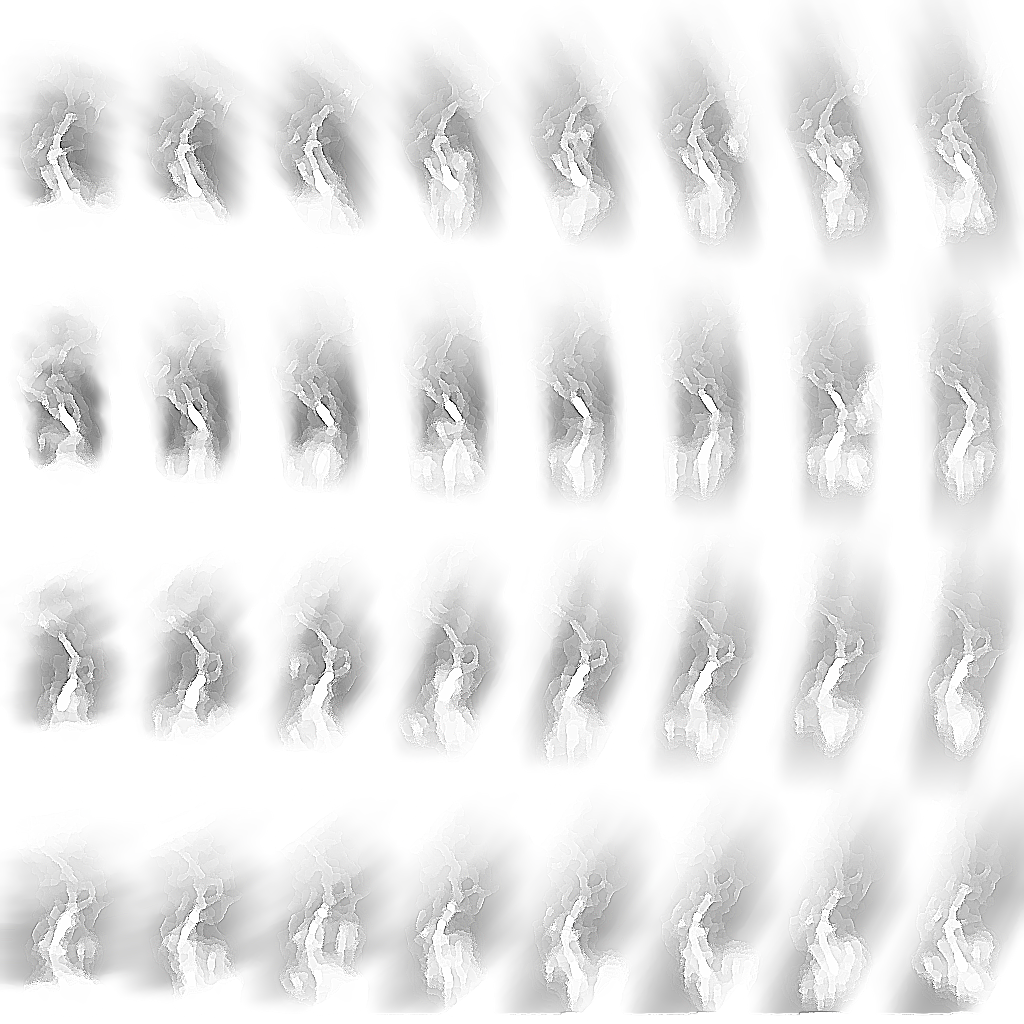
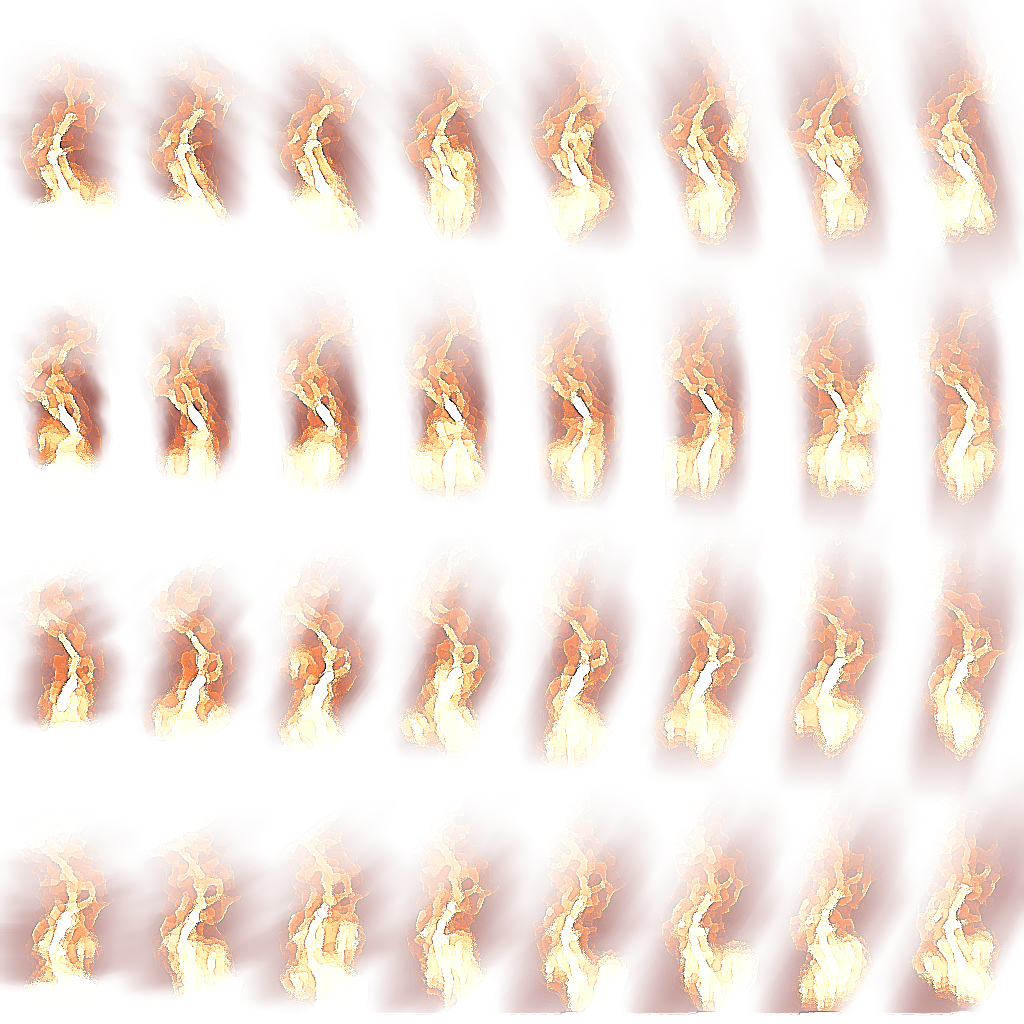
Layer changes from the first 1024 × 1024 image to the second:
painted on "flare2.png" over [0, 0, 1024, 1015]
